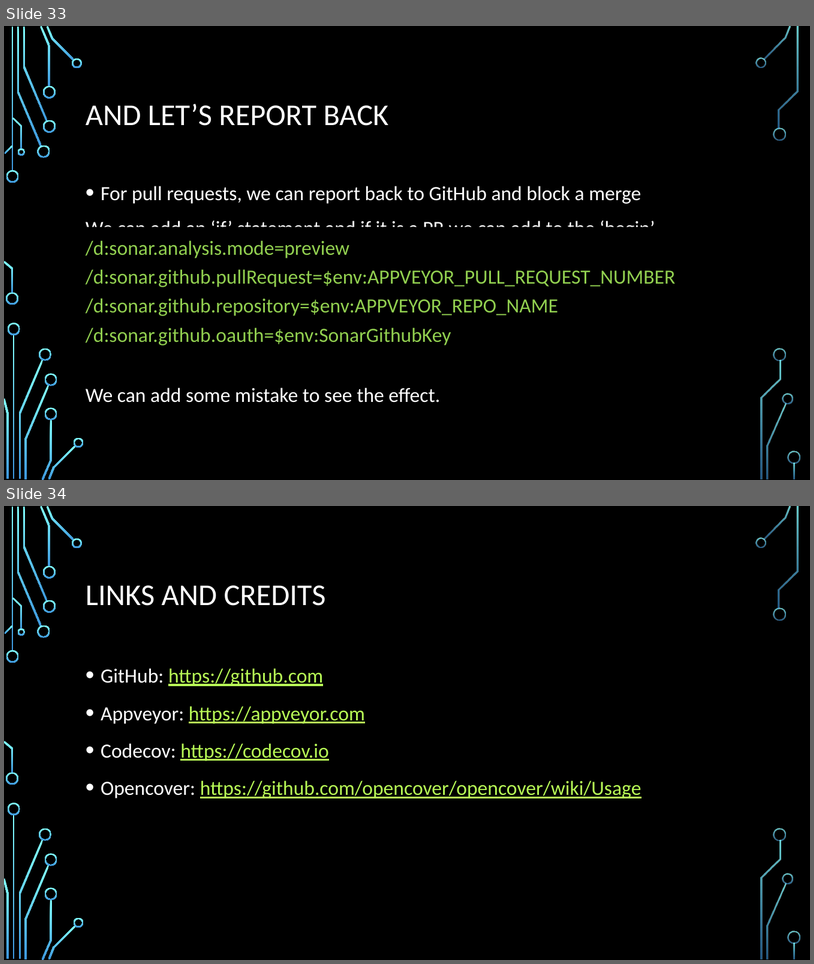
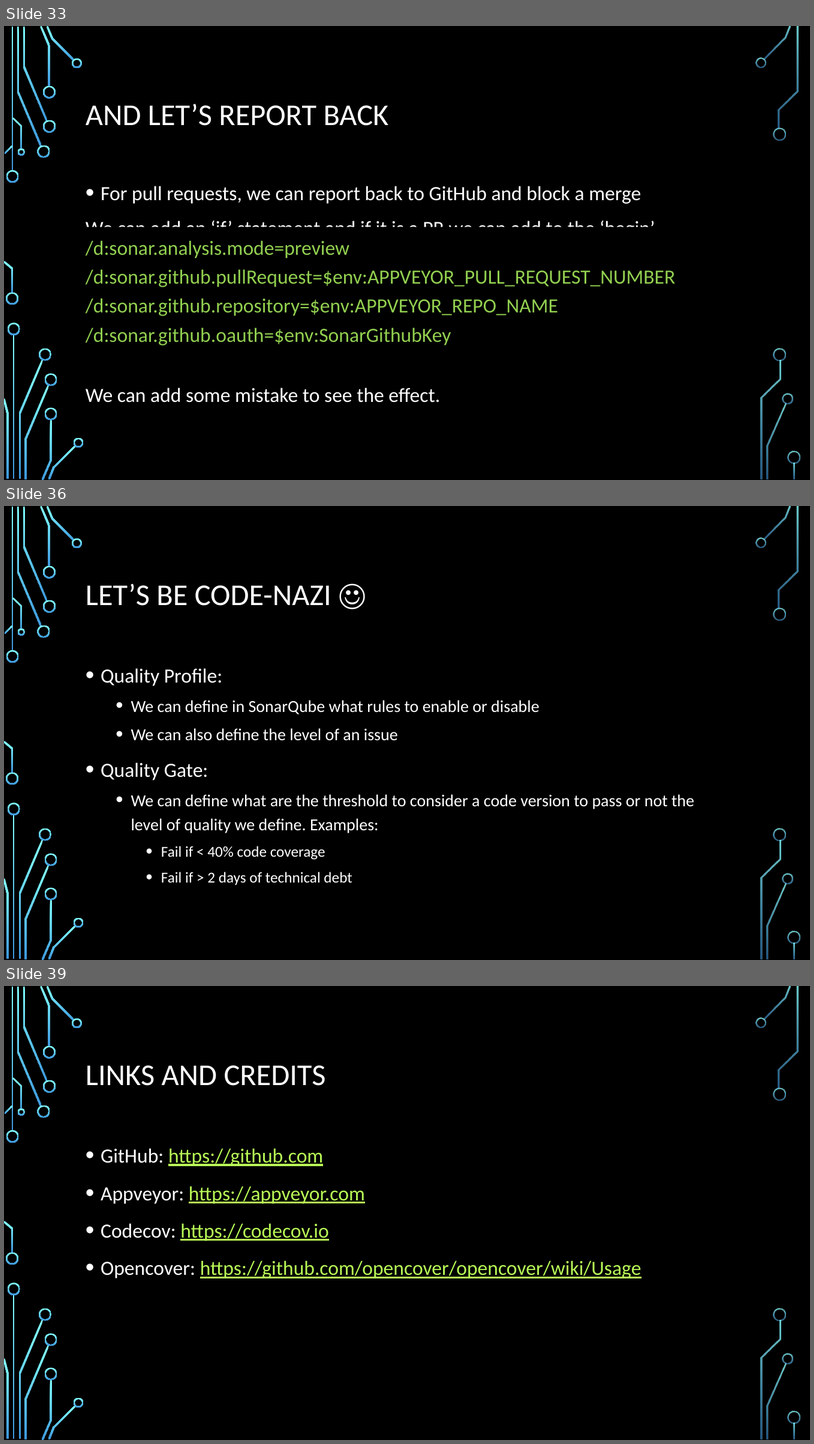
Before and after one commit to CedricAgoda/opensource-ci, a slide deck: Presentation/Full Open-Source CI.pptx. Shown one above the other, each under a label of ours: slides 33 and 34 before the commit, slides 33, 36 and 39 after it; the slides between them are not shown. The pictures are 814x964 and 814x1444 pixels, drawn with LibreOffice and Linux fonts; fonts in the diff are those of the drawing; background and template pictures are left out. Boxes give left, top, right and bottom in pixels: in the first picture for what was removed or moved away, otherwise in the second. Text is boxed around its words. In the diff, an @@ line names an element or a change of style, - is before the commit and + after.

```diff
--- a/Presentation/Full Open-Source CI.pptx
+++ b/Presentation/Full Open-Source CI.pptx
@@ slide 36 added at (4,506,810,960), background picture (left out); not listed: 36 template elements that a slide beside it also shows @@
@@ title added at (86,583,332,606), 36 pt, text #FFFFFF @@
+LET’S BE CODE-NAZI ☺
@@ text added at (101,668,695,885), 20 pt, text #FFFFFF @@
+• Quality Profile:
+  • We can define in SonarQube what rules to enable or disable
+  • We can also define the level of an issue
+• Quality Gate:
+  • We can define what are the threshold to consider a code version to pass or not the level of quality we define. Examples:
+    • Fail if < 40% code coverage
+    • Fail if > 2 days of technical debt
@@ what was slide 34 is now slide 39 @@
```
Also in this commit, not shown: 4 other slides added, 1 other file.
